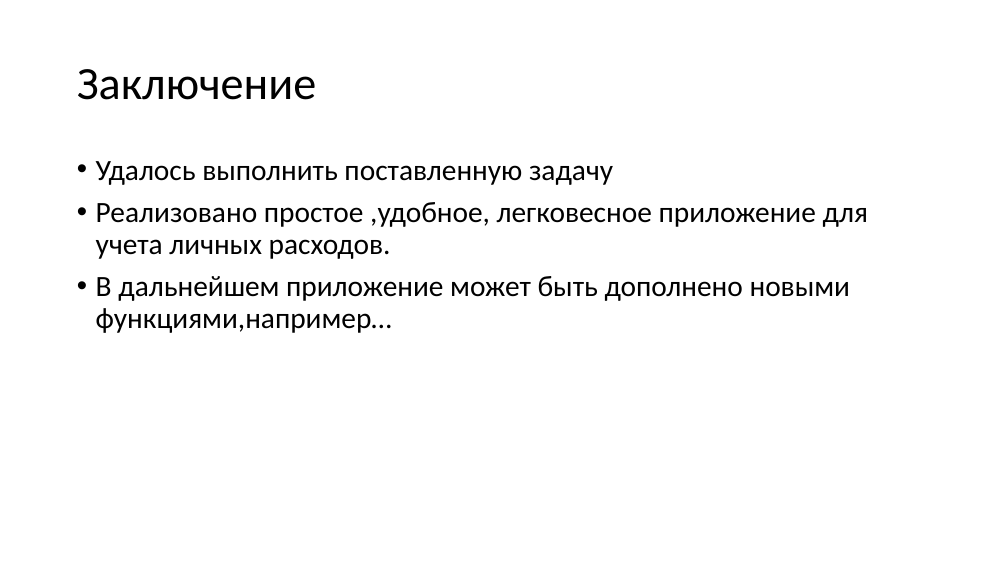
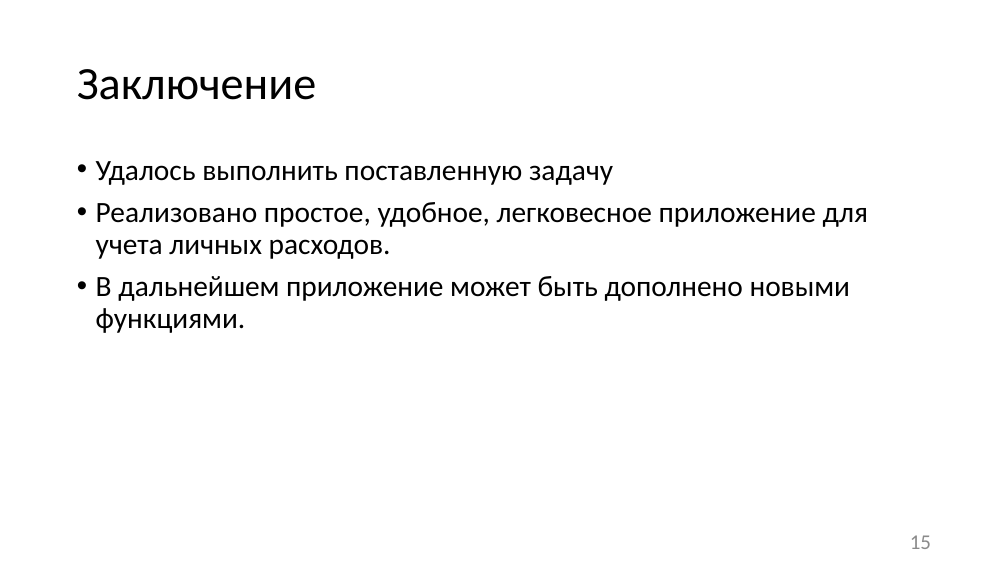
Before and after one commit to liza-dobrynina/MyCosts, a slide deck: slide 15 of Документация/Презентация.pptx (slide 16 before the commit). Drawn at 1008x567 pixels with LibreOffice and Linux fonts; fonts in the diff are those of the drawing. Boxes give left, top, right and bottom in pixels: in the first picture for what was removed or moved away, otherwise in the second. Text is boxed around its words. In the diff, an @@ line names an element or a change of style, - is before the commit and + after.

```diff
--- a/Документация/Презентация.pptx
+++ b/Документация/Презентация.pptx
@@ text at box(96, 202, 868, 333): text changed @@
-• Реализовано простое ,удобное, легковесное приложение для учета личных расходов.
-• В дальнейшем приложение может быть дополнено новыми функциями,например…
+• Реализовано простое, удобное, легковесное приложение для учета личных расходов.
+• В дальнейшем приложение может быть дополнено новыми функциями.
@@ page number added at box(910, 535, 931, 549), 20 pt, text #8C8C8C @@
+15
```
Also in this commit, not shown: 14 other slides changed, 1 slide added, 2 slides removed.
